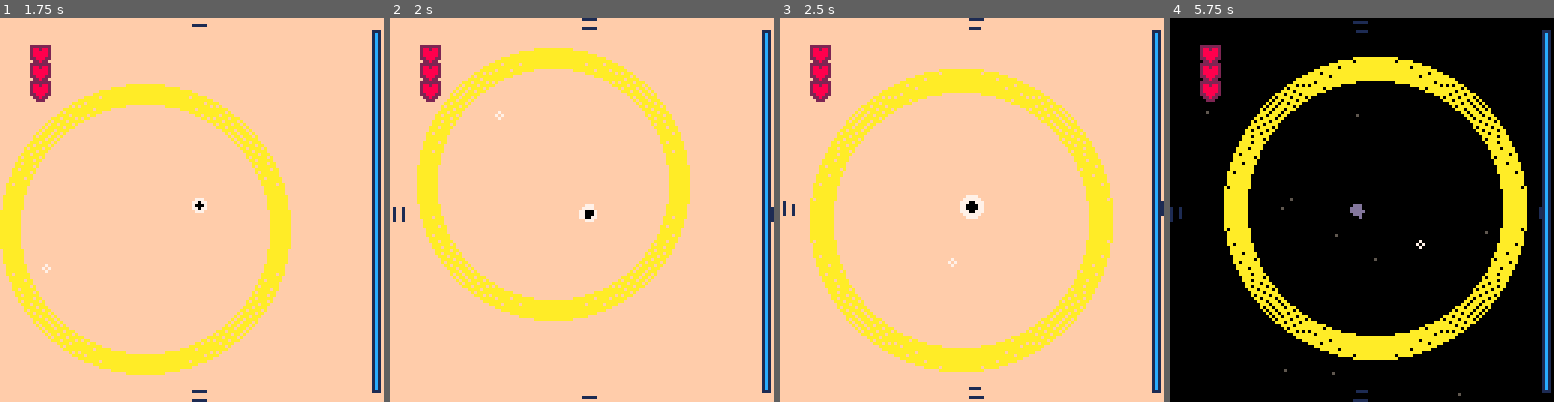
Above: before the commit, frames 1-4 (left to right).
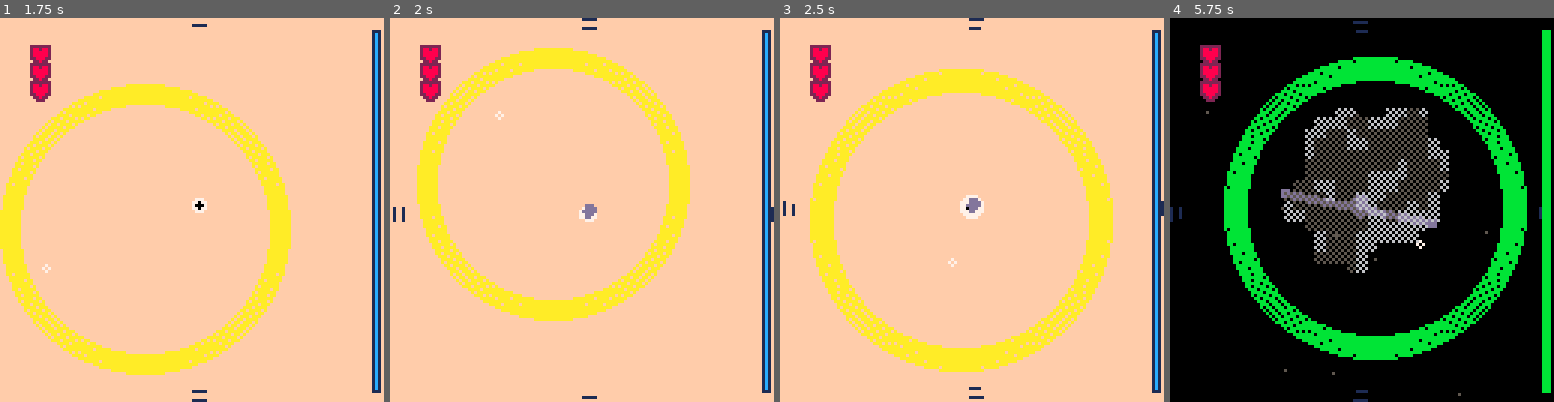
Above: after the commit, the same moments.

Repository: Alfie-Edwards/LoopHole
Game: PICO-8 cartridge loop.p8
Same seed, same stepped clock (60 frames per second), same inputs: the game is played once before the commit and once after it.
Inputs (mouse positions are in pixels of both pictures, inside the frame that each line leads up to):
- Up to frame 1 (1.75 s): tap X (X key) at 0.33, 1.07 s; click (280, 121) at 0.67 s; tap O (Z key) at 0.7, 1.7 s; click (46, 267) at 1.22 s
- Up to frame 2 (2 s): click (497, 114) at 1.77 s; tap X (X key) at 1.85 s
- Up to frame 3 (2.5 s): tap O (Z key) at 2.1 s; click (952, 259) at 2.32 s
- Up to frame 4 (5.75 s): tap O (Z key) every 0.4 s from 2.5 to 5.7 s; click (1404, 106) at 2.87 s; tap X (X key) at 2.97, 4.08, 5.2 s; click (1465, 256) at 3.42 s; click (1231, 102) at 3.97 s; click (1292, 248) at 4.52 s; click (1354, 94) at 5.07 s; click (1419, 244) at 5.62 s

Frame 1 is identical in both runs. In frame 2, 0.1% of the frame differs, in the area x 50-54%, y 48-53%; in frame 3, 0.1%; in frame 4, 22%, in the area x 14-100%, y 3-98%.

Commit message:
Fix many overvlow issues with line collision

Diff:
--- a/loop.p8
+++ b/loop.p8
@@ -97,16 +97,19 @@
 		end
 	end
 
-	-- -- add new curios
-	-- if (t() % 2) == 0 then
-	-- 	local r = rnd(0.7 * (loop_max_r - loop.w) - 16) + 16
-	-- 	add_curio(rnd(16) - 8, rnd(16) - 8, r, 0)
-	-- end
-	-- -- add new curios
-	-- if (t() % 5) == 0 then
-	-- 	local r = rnd(0.7 * (loop_max_r - loop.w) - 16) + 16
-	-- 	add_curio_line(rnd(32) - 16, rnd(32) - 16, rnd(32) - 16, rnd(32) - 16, 2, 10, rnd(1) < 1)
-	-- end
+	-- add new curios
+	if (t() % 2) == 0 then
+		local r = rnd(0.7 * (loop_max_r - loop.w) - 16) + 16
+		add_curio(rnd(16) - 8, rnd(16) - 8, r, 0)
+	end
+	-- add new line curios
+	if (t() % 5) == 0 then
+		local r = rnd(0.7 * (loop_max_r - loop.w) - 16) + 16
+		local a = rnd(1)
+		local offset = rnd(128) - 64
+		local sa, ca = sin(a), cos(a)
+		add_curio_line(-ca + offset * sa, -sa + offset * ca, ca + offset * sa, sa + offset * ca, 2, 10, rnd(1) < 1)
+	end
 
 	for _, curio in ipairs(curios) do
 		if (not curio.has_hit_player) and curio_collides(curio) then
@@ -366,10 +369,10 @@
 	if infinite then
 		local dx = x2 - x1
 		local dy = y2 - y1
-		x1 -= (dx * 200)
-		x2 += (dx * 200)
-		y1 -= (dy * 200)
-		y2 += (dy * 200)
+		x1 -= (dx * 100)
+		x2 += (dx * 100)
+		y1 -= (dy * 100)
+		y2 += (dy * 100)
 	end
 
 	add(curios, {
@@ -481,19 +484,25 @@
 end
 
 function line_segment_circle_intersection(x1, y1, x2, y2, lw, r, cx, cy, cw)
-	if point_circle_intersection(x1, y1, r + lw - cw, cx, cy) and point_circle_intersection(x2, y2, r + lw - cw, cx, cy) then
+	if point_circle_intersection(x1, y1, r - lw - cw, cx, cy) and point_circle_intersection(x2, y2, r - lw - cw, cx, cy) then
 		return false
 	end
 	local dx, dy = x2 - x1, y2 - y1
-	local t = ((cx - x1) * dx + (cy - y1) * dy) / (dx^2 + dy^2)
+	local scale = 1 / max(abs(dx), abs(dy)) -- avoid overflows.
+	local sdx, sdy = dx * scale, dy * scale
+	local t = ((cx - x1) * scale * sdx + (cy - y1) * scale * sdy) / (sdx * sdx + sdy * sdy)
 	t = clamp(t, 0, 1)
 	local tx, ty = x1 + t * dx, y1 + t * dy
 	return point_circle_intersection(tx, ty, r + lw, cx, cy)
 end
 
 function point_circle_intersection(x, y, r, cx, cy)
-	local dx, dy = (cx - x), (cy - y)
-	return (dx * dx) + (dy * dy) < (r * r)
+	return approx_dist(cx - x, cy - y) < r
+end
+
+function approx_dist(dx, dy)
+ local x,y=abs(dx),abs(dy)
+ return max(x, y) * 0.9609 + min(x, y) * 0.3984
 end
 
 sprite_index = {
